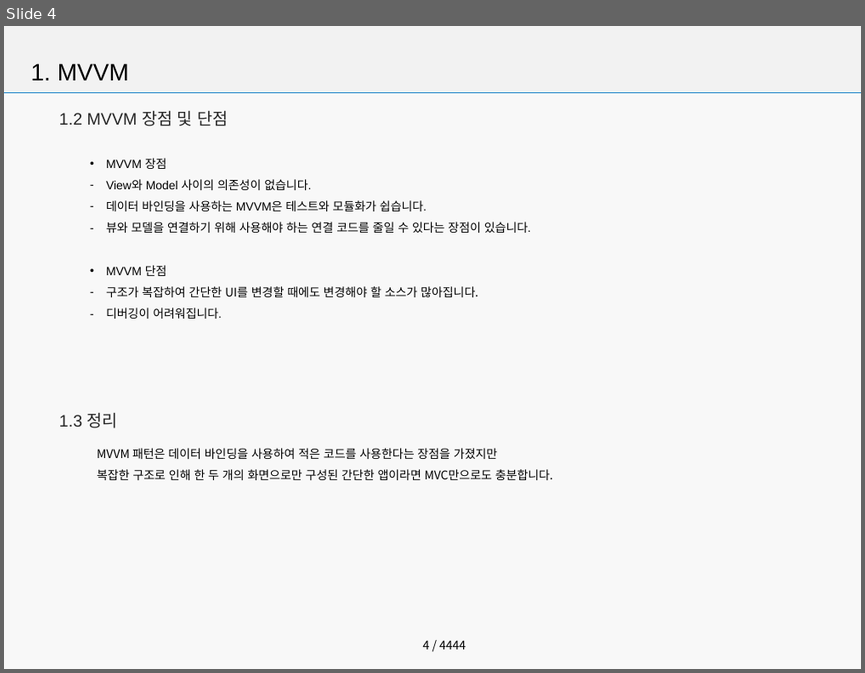
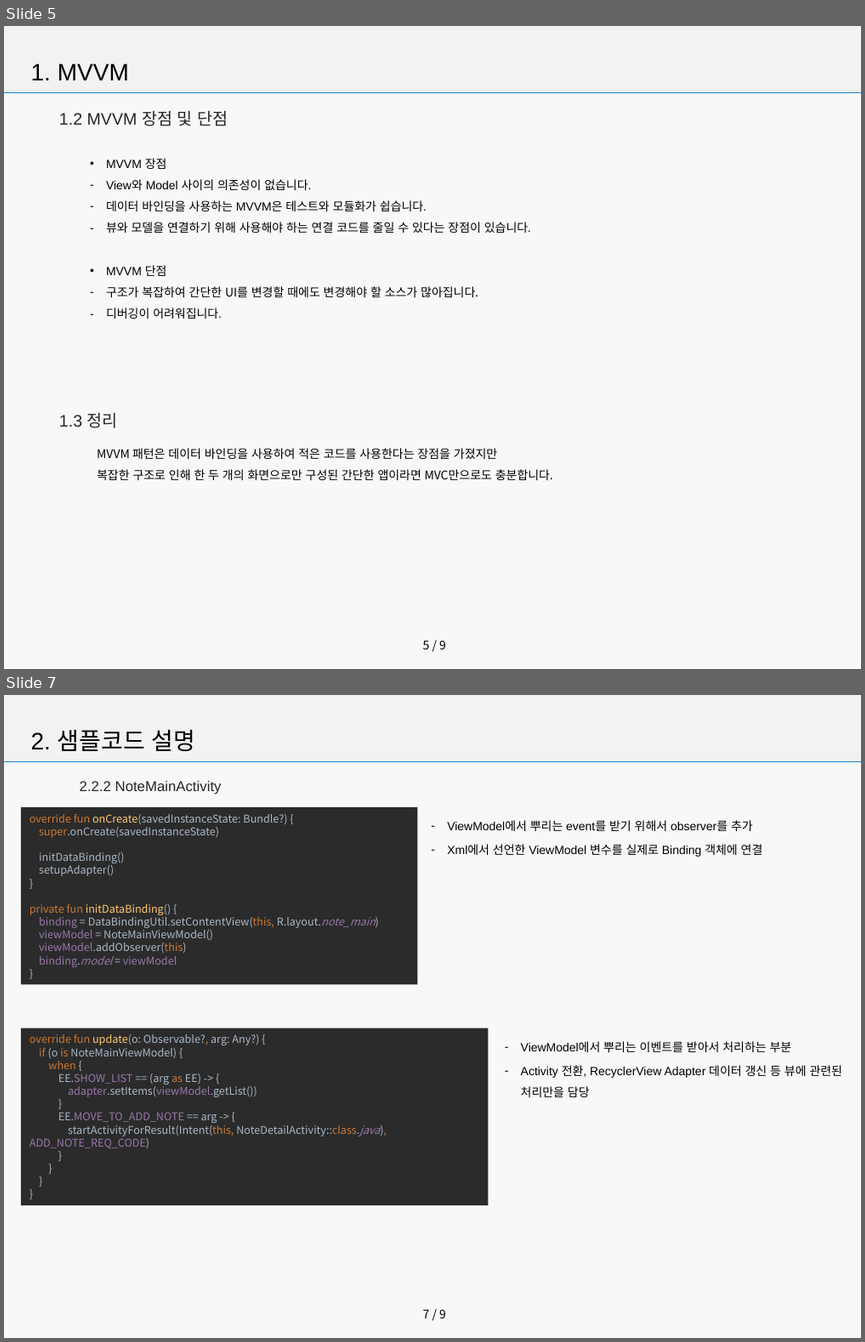
Before and after one commit to seoyoon630/MVVMDemo, a slide deck: Android MVVM.pptx. Shown one above the other, each under a label of ours: slide 4 before the commit, slides 5 and 7 after it; the slides between them are not shown. The pictures are 865x673 and 865x1342 pixels, drawn with LibreOffice and Linux fonts; fonts in the diff are those of the drawing; background and template pictures are left out. Boxes give left, top, right and bottom in pixels: in the first picture for what was removed or moved away, otherwise in the second. Text is boxed around its words. In the diff, an @@ line names an element or a change of style, - is before the commit and + after.

```diff
--- a/Android MVVM.pptx
+++ b/Android MVVM.pptx
@@ slide 7 added at (4,695,861,1338), background #F2F2F2 at 50% opacity; not listed: 3 template elements that a slide beside it also shows @@
@@ text added at (31,729,196,751), 20 pt, text #000000 @@
+  2. 샘플코드 설명
@@ text added at (80,781,222,794), 12 pt, text #262626 @@
+  2.2.2 NoteMainActivity
@@ rectangle added at (21,807,418,985), fill #2B2B2B, 9 pt, text #A9B7C6 @@
+override fun onCreate(savedInstanceState: Bundle?) {
+super.onCreate(savedInstanceState)
+initDataBinding()
+setupAdapter()
+}
+private fun initDataBinding() {
+binding = DataBindingUtil.setContentView(this, R.layout.note_main)
+viewModel = NoteMainViewModel()
+viewModel.addObserver(this)
+binding.model = viewModel
+}
@@ text added at (447,820,763,857), 10 pt, text #000000 @@
+  – ViewModel에서 뿌리는 event를 받기 위해서 observer를 추가
+  – Xml에서 선언한 ViewModel 변수를 실제로 Binding 객체에 연결
@@ rectangle added at (21,1027,488,1205), fill #2B2B2B, 9 pt, text #A9B7C6 @@
+override fun update(o: Observable?, arg: Any?) {
+if (o is NoteMainViewModel) {
+when {
+EE.SHOW_LIST == (arg as EE) -> {
+adapter.setItems(viewModel.getList())
+}
+EE.MOVE_TO_ADD_NOTE == arg -> {
+startActivityForResult(Intent(this, NoteDetailActivity::class.java), ADD_NOTE_REQ_CODE)
+}
+}
+}
+}
@@ text added at (521,1041,843,1097), 10 pt, text #000000 @@
+  – ViewModel에서 뿌리는 이벤트를 받아서 처리하는 부분
+  – Activity 전환, RecyclerView Adapter 데이터 갱신 등 뷰에 관련된 처리만을 담당
@@ what was slide 4 is now slide 5 @@
@@ page number at (423,640,446,649): text changed @@
-4 / 4444
+5 / 9
```
Also in this commit, not shown: 2 slides changed, 4 other slides added, 1 slide removed, 1 other file.
